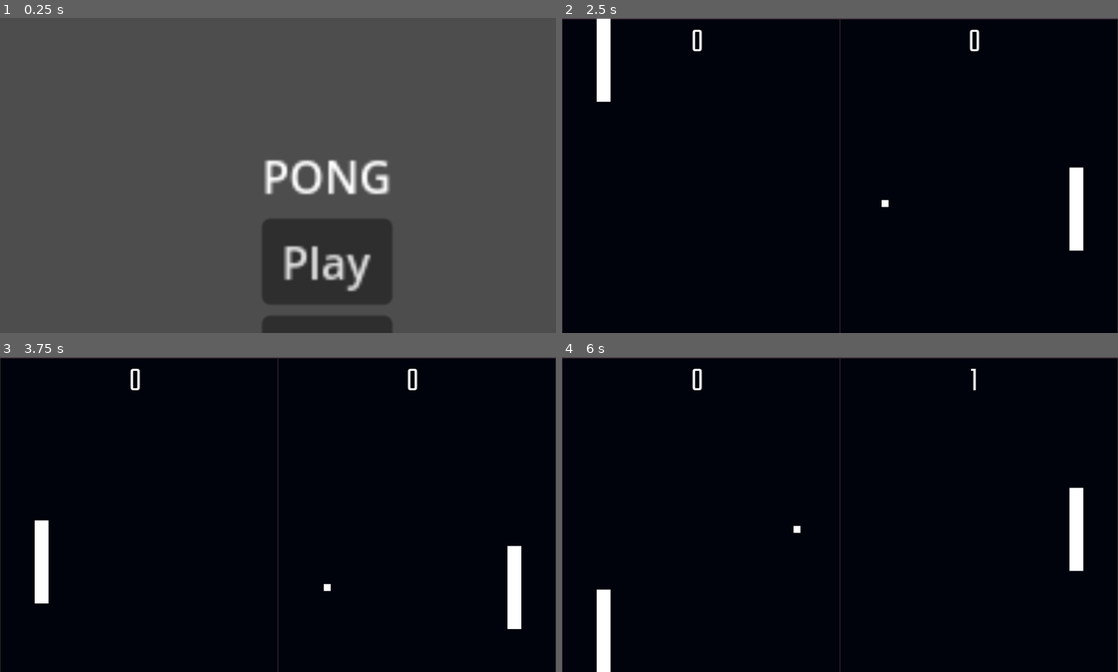
Above: before the commit, frames 1-4 (two rows, left to right).
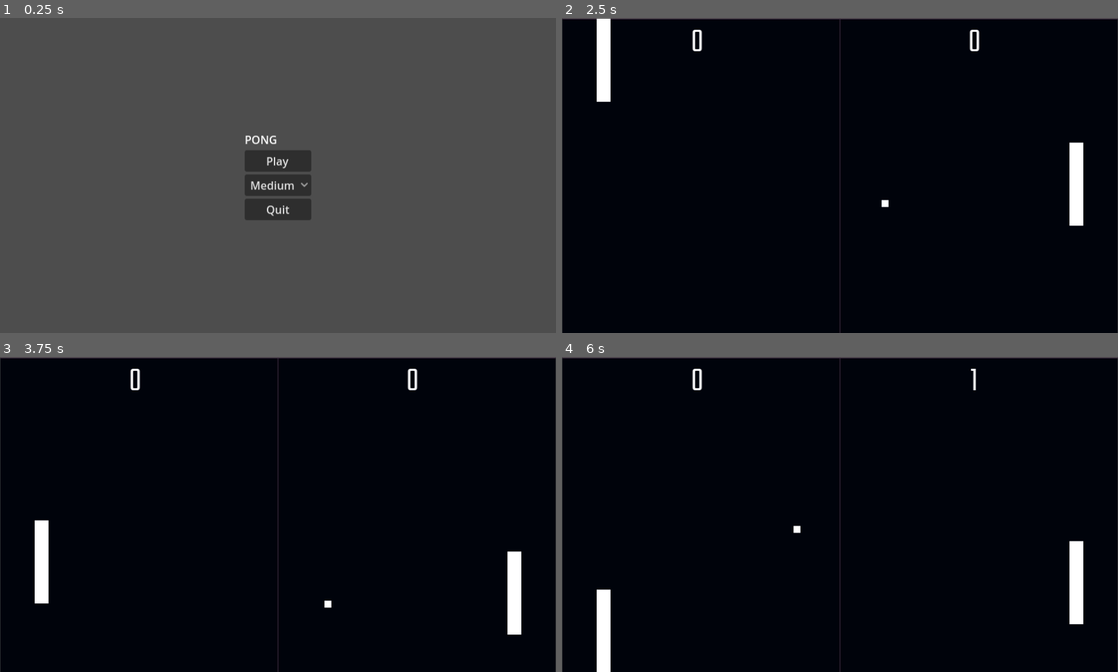
Above: after the commit, the same moments.

Repository: ElliotTrapp/PONG
Game: Godot game, scene res://scenes/menu.tscn
Same seed, same stepped clock (60 frames per second), same inputs: the game is played once before the commit and once after it.
Inputs (mouse positions are in pixels of both pictures, inside the frame that each line leads up to):
- Up to frame 1 (0.25 s): no input
- Up to frame 2 (2.5 s): click (840, 184) at 0.5 s, where only the run after the commit has a clickable "Medium"; click "Play" at 1.25 s; tap Enter at 2, 2.1 s; move the mouse to (962, 159) at 2.02 s; hold Up (ui_up) from 2.03 s (still down); click (962, 159) at 2.17 s
- Up to frame 3 (3.75 s): move the mouse to (166, 530) at 2.77 s; release Up (ui_up) at 2.78 s; hold Down (ui_down) 2.78-3.53 s; tap F at 2.85 s; move the mouse to (333, 445) at 3.52 s; hold Up (ui_up) from 3.53 s (still down); tap Enter at 3.6 s
- Up to frame 4 (6 s): move the mouse to (812, 577) at 4.27 s; tap F at 4.35, 5.85 s; click (812, 577) at 4.42 s; move the mouse to (1006, 561) at 5.02 s; release Up (ui_up) at 5.03 s; hold Down (ui_down) from 5.03 s (still down); tap Enter at 5.1 s; move the mouse to (673, 467) at 5.77 s

The runs differ from the first frame. In frame 1, 10% of the frame differs, in the area x 44-71%, y 37-100%; in frame 2, 0.4%; in frame 3, 0.2%; in frame 4, 0.9%.

Commit message:
ai and fixed window

Diff:
--- a/project/project.godot
+++ b/project/project.godot
@@ -15,6 +15,10 @@
 config/features=PackedStringArray("4.3", "GL Compatibility")
 config/icon="res://icon.svg"
 
+[autoload]
+
+Settings="*res://settings.gd"
+
 [display]
 
 window/size/viewport_width=802
--- a/project/scenes/cpu.gd
+++ b/project/scenes/cpu.gd
@@ -1,62 +1,68 @@
 extends StaticBody2D
 
-enum Skill {
-	NOVICE = 1,
-	INTERMEDIATE = 3,
-	EXPERT = 10
-}
+const Skill = Settings.Skill
+const DEFAULT_SKILL = Skill.MEDIUM
+const RANDOM_SCALE: float = 40.0  # Adjust this to control random effect magnitude
 
-var ball_pos : Vector2
-var dist : int
-var move_by : int
-var win_height : int
-var p_height : int
-var skill : int = Skill.NOVICE
+var ball_pos: Vector2
+var win_height: int
+var p_height: int
+var skill: Skill = Skill.MEDIUM
 
-const DEFAULT_SKILL = Skill.INTERMEDIATE
-
-# Adjust these factors to tune the effect of randomness on your paddle movement.
-const RANDOM_SCALE: float = 20.0  # Scales the random offset magnitude
-
-# A helper function that returns an average value of several uniform random values.
-# Fewer iterations produce a more variable (error-prone) result.
-func get_random_offset() -> float:
-	var iterations = int(skill)
-	var result: float = 0.0
-	for i in range(iterations):
-		result += randf()
-	return result / float(iterations)
-
-func get_move_by(ball_pos: Vector2, dist: int, delta: float) -> int:
-	if not dist:
-		return dist
-	var move_by
-	move_by = get_parent().PADDLE_SPEED * delta * (dist / abs(dist))
-
-	# Get a random offset based on the current skill level.
-	var random_offset: float = get_random_offset() - 0.5  # Center to roughly [-0.5, 0.5]
-	# Apply scaling to the random offset for tuning.
-	move_by += random_offset * RANDOM_SCALE
-
-	# don't overshoot
-	if abs(dist) < move_by:
-		move_by = dist
-
-	return move_by
 
 # Called when the node enters the scene tree for the first time.
 func _ready() -> void:
 	win_height = get_viewport_rect().size.y
 	p_height = $ColorRect.get_size().y
-	skill = DEFAULT_SKILL
+	skill = Settings.selected_skill
+	print_debug('CPU set to %s skill' % Skill.keys()[skill])
 	randomize()
 
-# Called every frame. 'delta' is the elapsed time since the previous frame.
+# A helper function that returns an average value of several uniform random values.
+# More iterations (controlled by skill) results in a smoother (less variable) randomness.
+func get_random_offset() -> float:
+	var iterations : int
+	match skill:
+		Skill.EASY:
+			iterations = 1
+		Skill.MEDIUM:
+			iterations = 3
+		Skill.HARD:
+			iterations = 8
+	var result: float = 0.0
+	for i in range(iterations):
+		result += randf()
+	return result / float(iterations)  # returns a value roughly between 0 and 1
+
 func _process(delta: float) -> void:
-	# move paddle towards the ball
+	# Get ball's position
 	ball_pos = $"../Ball".position
-	dist = position.y - ball_pos.y
-	position.y -= get_move_by(ball_pos, dist, delta)
 
-	# limit paddle movement to window
+	# Calculate a base target position for the paddle to follow (aim for ball's Y coordinate)
+	var target_y = ball_pos.y
+
+	# Add a randomness offset to simulate human error.
+	# By centering the offset around 0, we subtract 0.5, then scale by RANDOM_SCALE.
+	var offset = (get_random_offset() - 0.5) * RANDOM_SCALE
+
+	# Combine the ball target with the randomness
+	target_y += offset
+
+	# Compute a smoothing factor (a higher smoothing moves faster).
+	# You can adjust these multipliers to tweak the “feel” for each skill level.
+	var smoothing: float
+	match skill:
+		Skill.EASY:
+			smoothing = 0.02  # slow reaction + more error
+		Skill.MEDIUM:
+			smoothing = 0.05
+		Skill.HARD:
+			smoothing = 0.1   # quick, more precise
+		_:
+			smoothing = 0.05
+
+	# Interpolate smoothly from current position toward the target
+	position.y = lerp(position.y, target_y, smoothing * delta * 60.0)
+
+	# Ensure the paddle stays within window bounds
 	position.y = clamp(position.y, p_height / 2, win_height - p_height / 2)
--- a/project/scenes/game.tscn
+++ b/project/scenes/game.tscn
@@ -1,7 +1,7 @@
 [gd_scene load_steps=17 format=3 uid="uid://cra6y4y0pm2d4"]
 
 [ext_resource type="Texture2D" uid="uid://bhljo5ulisfy1" path="res://assets/arts/Board.png" id="1_oewms"]
-[ext_resource type="Script" path="res://scenes/main.gd" id="2_fybid"]
+[ext_resource type="Script" path="res://scenes/game.gd" id="2_fybid"]
 [ext_resource type="Script" path="res://scenes/player.gd" id="3_ebdp4"]
 [ext_resource type="Script" path="res://scenes/cpu.gd" id="4_fde5x"]
 [ext_resource type="Script" path="res://scenes/ball.gd" id="5_3unet"]
--- a/project/scenes/menu.gd
+++ /dev/null
@@ -1,19 +0,0 @@
-extends Control
-
-
-# Called when the node enters the scene tree for the first time.
-func _ready() -> void:
-	pass # Replace with function body.
-
-
-# Called every frame. 'delta' is the elapsed time since the previous frame.
-func _process(delta: float) -> void:
-	pass
-
-
-func _on_play_pressed() -> void:
-	pass # Replace with function body.
-
-
-func _on_quit_pressed() -> void:
-	get_tree().quit()
--- a/project/scenes/menu.tscn
+++ b/project/scenes/menu.tscn
@@ -1,6 +1,7 @@
-[gd_scene load_steps=2 format=3 uid="uid://dygebjte86m6x"]
+[gd_scene load_steps=3 format=3 uid="uid://dygebjte86m6x"]
 
 [ext_resource type="Script" path="res://menu.gd" id="1_02xgs"]
+[ext_resource type="Script" path="res://scenes/skill.gd" id="2_8tmxd"]
 
 [node name="Menu" type="Control"]
 layout_mode = 3
@@ -26,7 +27,6 @@
 offset_bottom = 46.5
 grow_horizontal = 2
 grow_vertical = 2
-scale = Vector2(4, 4)
 
 [node name="VBoxContainer" type="VBoxContainer" parent="MarginContainer"]
 layout_mode = 2
@@ -39,9 +39,22 @@
 layout_mode = 2
 text = "Play"
 
+[node name="Skill" type="OptionButton" parent="MarginContainer/VBoxContainer"]
+layout_mode = 2
+selected = 1
+fit_to_longest_item = false
+item_count = 3
+popup/item_0/text = "Easy"
+popup/item_1/text = "Medium"
+popup/item_1/id = 1
+popup/item_2/text = "Hard"
+popup/item_2/id = 2
+script = ExtResource("2_8tmxd")
+
 [node name="Quit" type="Button" parent="MarginContainer/VBoxContainer"]
 layout_mode = 2
 text = "Quit"
 
 [connection signal="pressed" from="MarginContainer/VBoxContainer/Play" to="." method="_on_play_pressed"]
+[connection signal="item_selected" from="MarginContainer/VBoxContainer/Skill" to="MarginContainer/VBoxContainer/Skill" method="_on_item_selected"]
 [connection signal="pressed" from="MarginContainer/VBoxContainer/Quit" to="." method="_on_quit_pressed"]
--- /dev/null
+++ b/project/scenes/skill.gd
@@ -0,0 +1,6 @@
+extends OptionButton
+
+
+func _on_item_selected(index: int) -> void:
+	var item = get_item_text(index).to_upper()
+	Settings.selected_skill = Settings.Skill[item]
--- /dev/null
+++ b/project/settings.gd
@@ -0,0 +1,10 @@
+extends Node
+class_name Global
+
+enum Skill {
+	EASY = 0,
+	MEDIUM = 1,
+	HARD = 2
+}
+
+var selected_skill : Skill = Skill.MEDIUM
Renamed: project/scenes/main.gd -> project/scenes/game.gd
Not shown, changed: .DS_Store
Not shown, changed: project/.DS_Store
